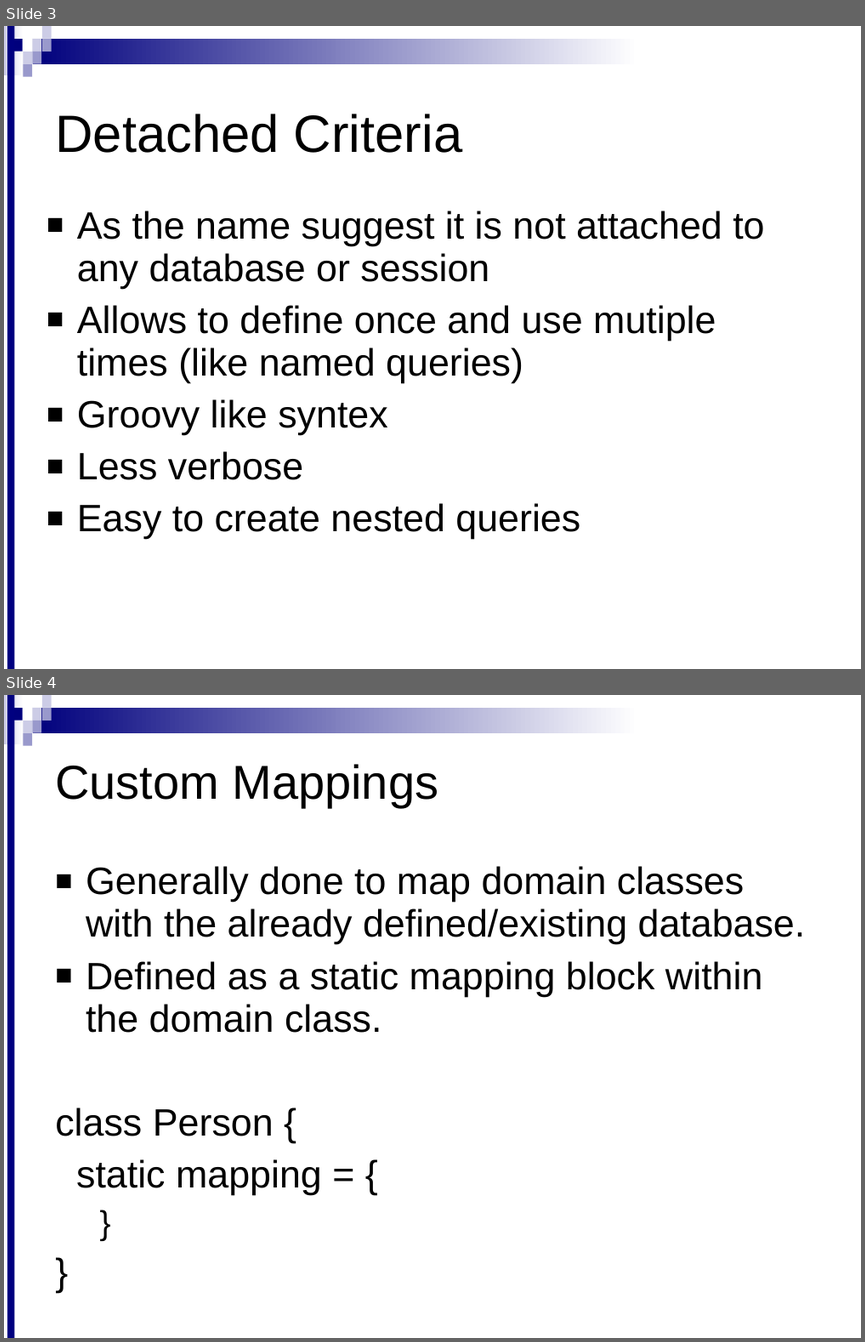
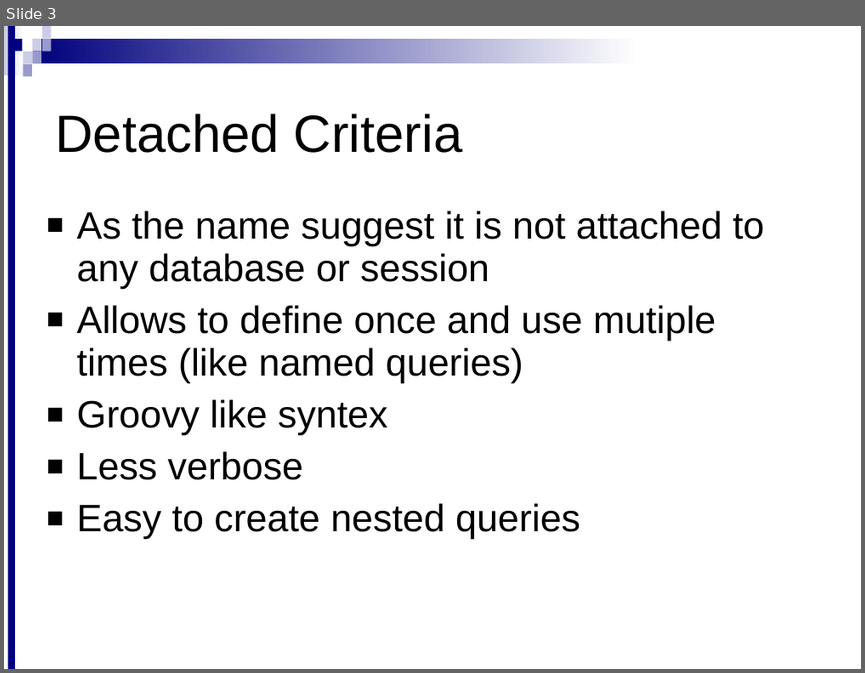
Before and after one commit to meudaypratap/grails2, a slide deck: Grails 2.0 Detached Criteria.ppt. Shown one above the other, each under a label of ours: slides 3 and 4 before the commit, slide 3 after it. The pictures are 865x1342 and 865x673 pixels, drawn with LibreOffice and Linux fonts; fonts in the diff are those of the drawing; background and template pictures are left out. Boxes give left, top, right and bottom in pixels: in the first picture for what was removed or moved away, otherwise in the second. Text is boxed around its words. In the diff, an @@ line names an element or a change of style, - is before the commit and + after.

```diff
--- a/Grails 2.0 Detached Criteria.ppt
+++ b/Grails 2.0 Detached Criteria.ppt
@@ slide 4 removed at [4, 695, 861, 1338], background #FFFFFF; not listed: 10 template elements that a slide beside it also shows @@
@@ title removed at [55, 764, 439, 807] @@
-Custom Mappings
@@ text removed at [55, 866, 806, 1195] @@
-■ Generally done to map domain classes with the already defined/existing database.
-■ Defined as a static mapping block within the domain class.
-class Person {
-static mapping = {
-  }
-}
```
Also in this commit, not shown: 4 slides changed.
